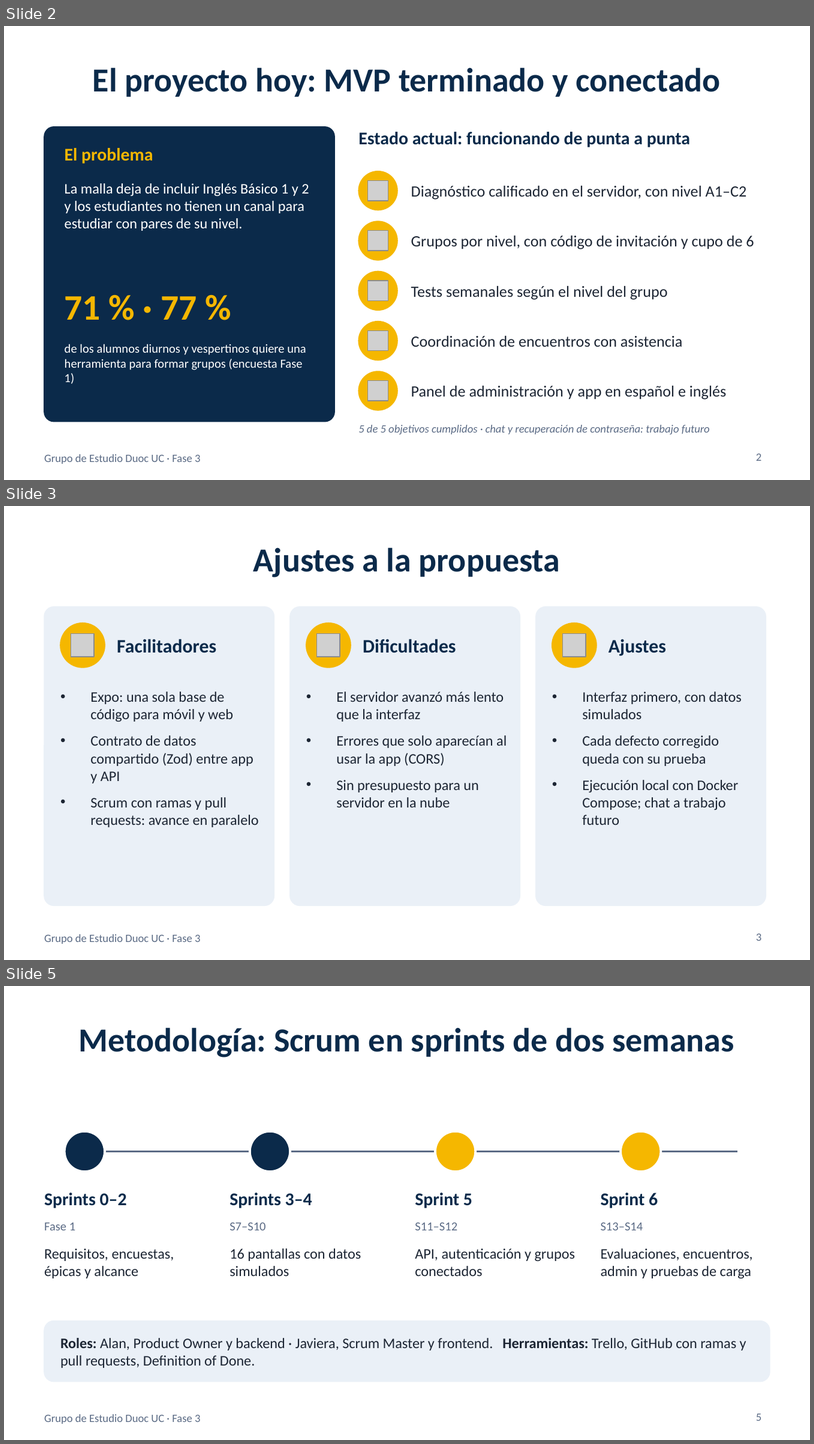
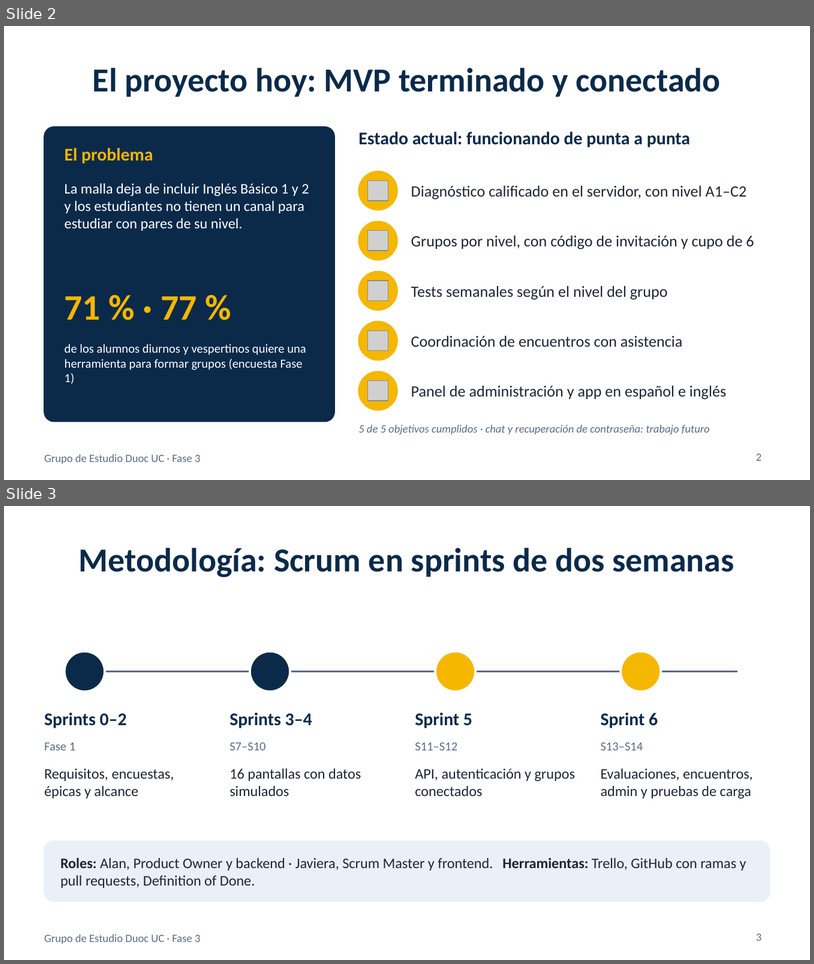
Before and after one commit to alanmartinez135/capstone, a slide deck: Fase 2/Evidencias Proyecto/Presentación Proyecto.pptx. Shown one above the other, each under a label of ours: slides 2, 3 and 5 before the commit, slides 2 and 3 after it; the slides between them are not shown. The pictures are 814x1444 and 814x964 pixels, drawn with LibreOffice and Linux fonts; fonts in the diff are those of the drawing; grey boxes stand for pictures. Boxes give left, top, right and bottom in pixels: in the first picture for what was removed or moved away, otherwise in the second. Text is boxed around its words. In the diff, an @@ line names an element or a change of style, - is before the commit and + after.

```diff
--- a/Fase 2/Evidencias Proyecto/Presentación Proyecto.pptx
+++ b/Fase 2/Evidencias Proyecto/Presentación Proyecto.pptx
@@ slide 3 removed at bbox=[4, 506, 810, 960], background #FFFFFF; not listed: 1 template element that a slide beside it also shows @@
@@ title removed at bbox=[254, 547, 561, 577] @@
-Ajustes a la propuesta
@@ rounded rectangle removed at bbox=[44, 607, 274, 905] @@
@@ rounded rectangle removed at bbox=[290, 607, 520, 905] @@
@@ rounded rectangle removed at bbox=[536, 607, 766, 905] @@
@@ ellipse removed at bbox=[60, 623, 105, 667] @@
@@ ellipse removed at bbox=[306, 623, 351, 667] @@
@@ ellipse removed at bbox=[552, 623, 597, 667] @@
@@ picture removed at bbox=[71, 633, 95, 657] @@
@@ text removed at bbox=[117, 639, 216, 653] @@
-Facilitadores
@@ picture removed at bbox=[317, 633, 340, 657] @@
@@ text removed at bbox=[363, 639, 456, 653] @@
-Dificultades
@@ picture removed at bbox=[563, 633, 586, 657] @@
@@ text removed at bbox=[609, 639, 666, 656] @@
-Ajustes
@@ text removed at bbox=[90, 691, 259, 827] @@
-• Expo: una sola base de código para móvil y web
-• Contrato de datos compartido (Zod) entre app y API
-• Scrum con ramas y pull requests: avance en paralelo
@@ text removed at bbox=[336, 691, 507, 807] @@
-• El servidor avanzó más lento que la interfaz
-• Errores que solo aparecían al usar la app (CORS)
-• Sin presupuesto para un servidor en la nube
@@ text removed at bbox=[582, 691, 742, 825] @@
-• Interfaz primero, con datos simulados
-• Cada defecto corregido queda con su prueba
-• Ejecución local con Docker Compose; chat a trabajo futuro
@@ page number removed at bbox=[756, 933, 762, 940] @@
-3
@@ what was slide 5 is now slide 3 @@
@@ page number at bbox=[756, 933, 762, 940]: text changed @@
-5
+3
```
Also in this commit, not shown: 1 slide changed, 2 other slides removed.
